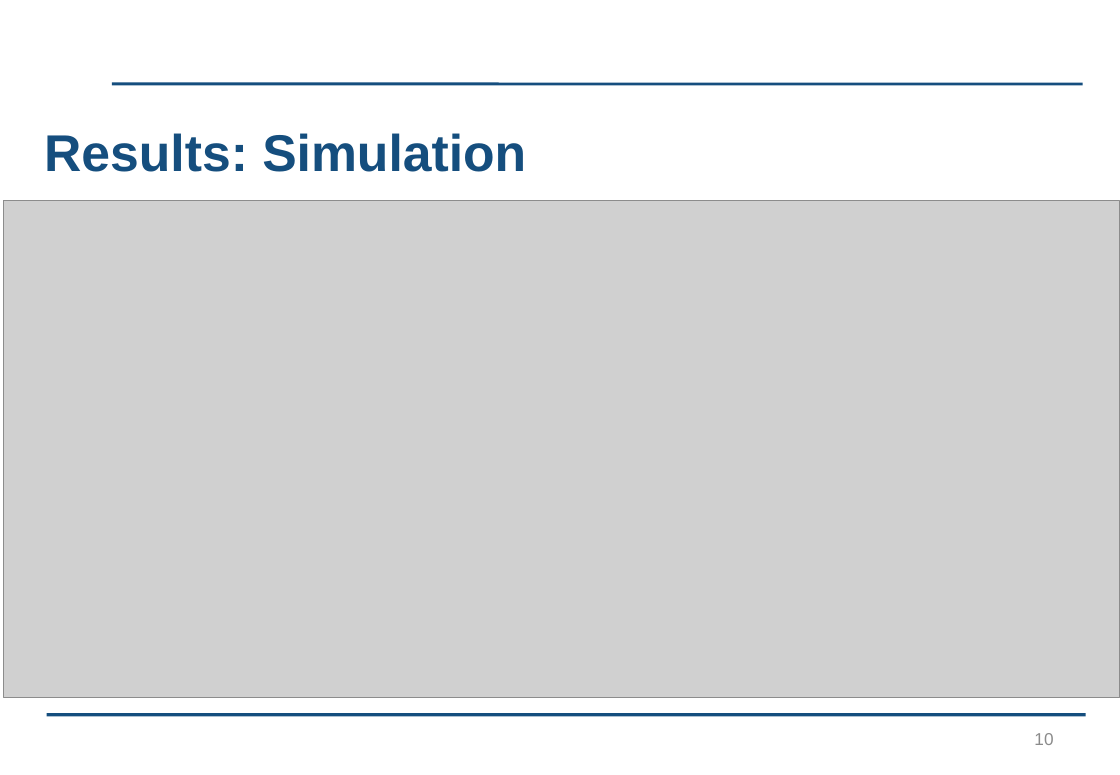
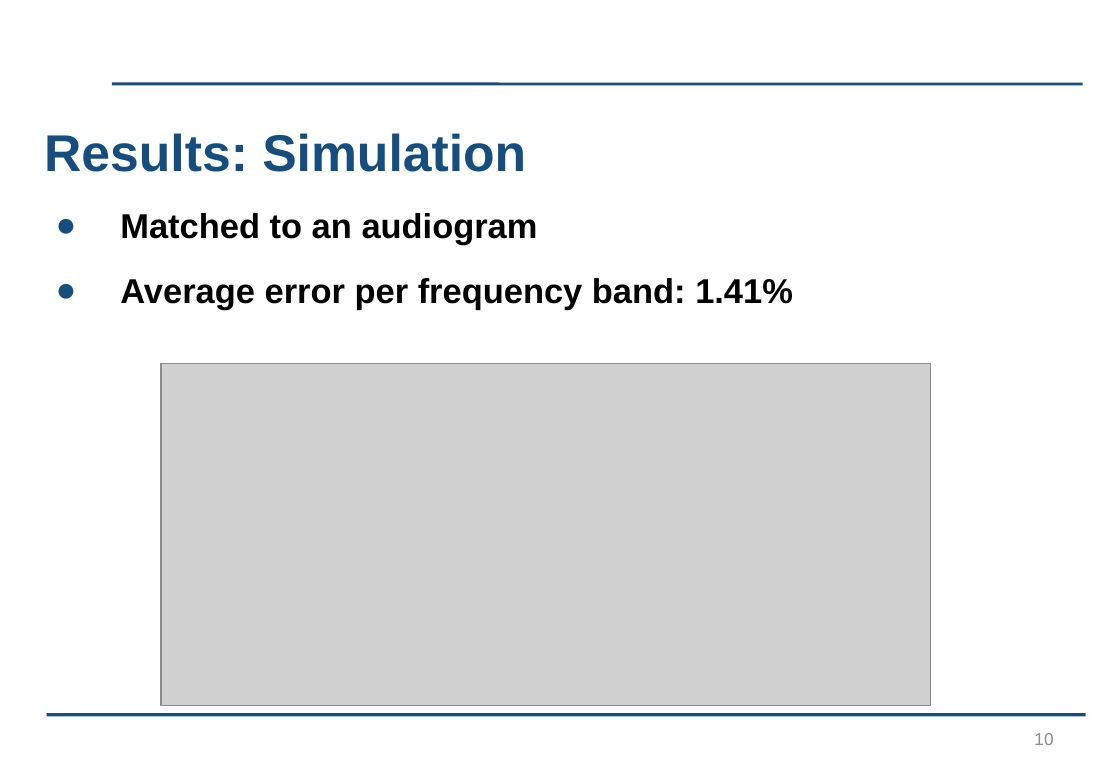
Before and after one commit to kayjayB/I_cant_hear_you, a slide deck: slide 10 of Presentation/Lab Project Presentation.pptx. Drawn at 1120x775 pixels with LibreOffice and Linux fonts; fonts in the diff are those of the drawing; grey boxes stand for pictures; background and template pictures are left out. Boxes give left, top, right and bottom in pixels: in the first picture for what was removed or moved away, otherwise in the second. Text is boxed around its words. In the diff, an @@ line names an element or a change of style, - is before the commit and + after.

```diff
--- a/Presentation/Lab Project Presentation.pptx
+++ b/Presentation/Lab Project Presentation.pptx
@@ text added at <box>120,213,793,309</box>, 24 pt, text #000000, bold @@
+● Matched to an audiogram
+● Average error per frequency band: 1.41%
@@ picture: place and size @@
-picture at <box>3,201,1120,697</box>
+picture at <box>161,363,932,705</box>
```
Also in this commit, not shown: 5 other slides changed, 1 slide added.
